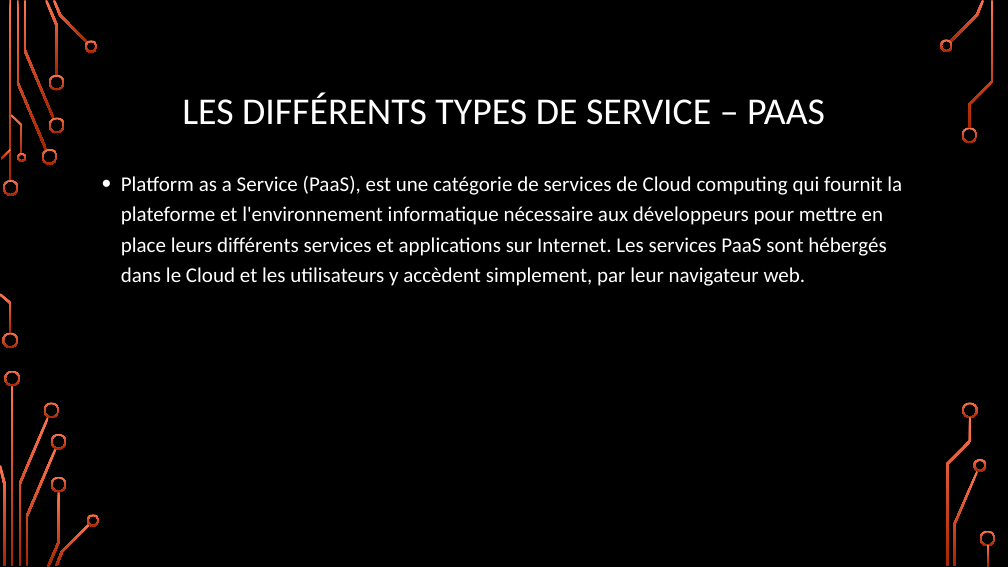
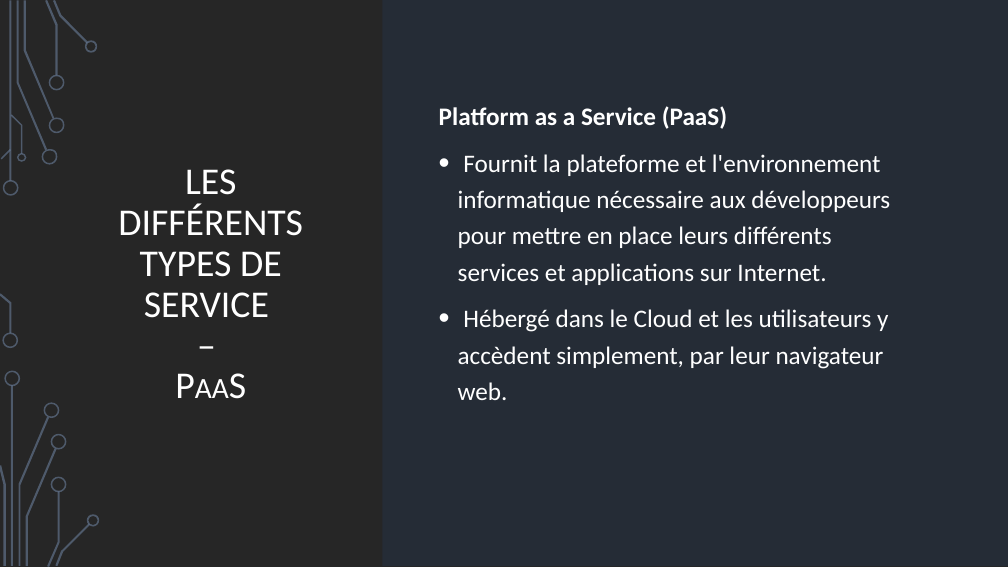
Before and after one commit to CorleoneDany/Cloud-Computing, a slide deck: slide 11 of Cloud Computing - F.pptx (slide 10 before the commit). Drawn at 1008x567 pixels with LibreOffice and Linux fonts; fonts in the diff are those of the drawing; background and template pictures are left out. Boxes give left, top, right and bottom in pixels: in the first picture for what was removed or moved away, otherwise in the second. Text is boxed around its words. In the diff, an @@ line names an element or a change of style, - is before the commit and + after.

```diff
--- a/Cloud Computing - F.pptx
+++ b/Cloud Computing - F.pptx
@@ rectangle added at box(0, 0, 1008, 567), fill #262626 @@
@@ fill gradient #FF744E to #A62400 to gradient #7C96A3 to #3B4C54 in 17 elements at box(17, 1, 47, 150), box(23, 1, 54, 119), box(45, 0, 58, 76), box(53, 0, 88, 44), box(1, 149, 11, 160), box(0, 293, 11, 333), box(11, 386, 14, 566), box(0, 465, 5, 566), box(26, 448, 57, 566), box(47, 492, 60, 567), box(55, 523, 90, 566), box(950, 0, 985, 42), box(954, 471, 979, 566), box(969, 1, 994, 129), box(946, 417, 972, 566), box(988, 545, 990, 566), box(9, 1, 11, 181) @@
@@ round diag rect added at box(383, 0, 1008, 566), fill #252C36 @@
@@ title "LES DIFFÉRENTS TYPES DE SERVICE ...": place and size @@
-title "LES DIFFÉRENTS TYPES DE SERVICE ..." at box(182, 92, 825, 125)
+title "LES DIFFÉRENTS TYPES DE SERVICE ..." at box(118, 169, 303, 318)
@@ title "LES DIFFÉRENTS TYPES DE SERVICE ..." at box(118, 169, 303, 318): size 36 to 28 pt in "PAAS" @@
@@ text at box(439, 106, 890, 400): text changed; size 20 to 24 pt @@
-• Platform as a Service (PaaS), est une catégorie de services de Cloud computing qui fournit la plateforme et l'environnement informatique nécessaire aux développeurs pour mettre en place leurs différents services et applications sur Internet. Les services PaaS sont hébergés dans le Cloud et les utilisateurs y accèdent simplement, par leur navigateur web.
+Platform as a Service (PaaS)
+• Fournit la plateforme et l'environnement informatique nécessaire aux développeurs pour mettre en place leurs différents services et applications sur Internet.
+• Hébergé dans le Cloud et les utilisateurs y accèdent simplement, par leur navigateur web.
@@ group added at box(0, 0, 100, 567): 24 freeform shapes, 2 rectangles @@
@@ group removed at box(2, 39, 996, 566): 19 freeform shapes @@
```
Also in this commit, not shown: 25 other slides changed, 1 slide added.
